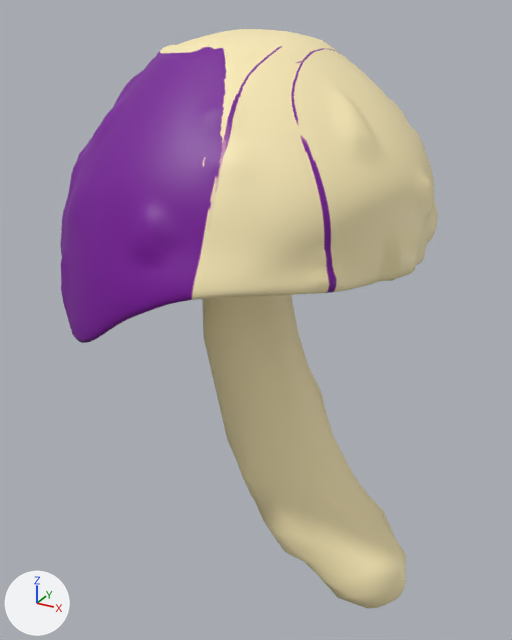
Renders of the FBX model Assets/models/mushroom.fbx from each side of a commit.
Both versions are drawn from a 50 mm lens placed at (1.25, -2.25, 1.25), pointed at (0.0, 0.02, 0.11). The lights are fixed; the arrows at lower left show +X, +Y and +Z.
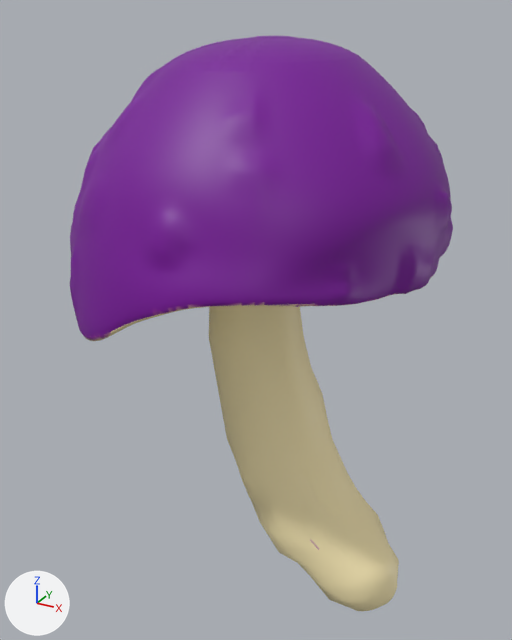
What differs and where, as boxes [x1, y1, x2, y2] in the pictures (512 x 640 px; the box of a moved part takes in the faces that stretch with it):
'Cylinder', reshaped, turned: before [60, 29, 438, 608]; after [70, 36, 453, 611]
part 1 of me_cylinder, moved or reshaped: before [144, 29, 345, 71]; after [164, 36, 368, 72]
part 2 of me_cylinder, surface changed: before [60, 50, 438, 608]; after [70, 57, 453, 611]

What changed in the scene script:
```text
Change me_cylinder:
    used by ob_cylinder; location = (0.0, 0.0, -0.36); scale = (0.214, 0.214, 0.818)
    remove me_cylinder.from_pydata(...)  # 12639 vertices, 12715 faces; spans x -3.24..3.32, y -3.38..3.41, z -0.83..1.89
    add me_cylinder.from_pydata(...)  # 11734 vertices, 11685 faces; spans x -3.24..3.32, y -3.38..3.41, z -0.83..1.87
    me_cylinder part 1: 181 vertices moved from x -1.63..1.24, y -1.46..1.46, z 1.76..1.84 to x -1.59..1.24, y -1.43..1.44, z 1.75..1.84; 1994 vertices removed from x -1.49..1.14, y -1.31..1.31, z 1.79..1.89; 1089 vertices added at x -1.41..1.13, y -1.27..1.27, z 1.78..1.87
    me_cylinder part 2: 10524 kept faces spanning x -3.24..3.32, y -3.38..3.41, z -0.83..1.84 get new texture (UV) coordinates
Change ob_cylinder:
    ob_cylinder.rotation_euler: (0.0, 0.0, 0.0) -> (0.0, 0.0593, 0.0)  # degrees (0, 0, 0) -> degrees (0, 3.4, 0)
```
